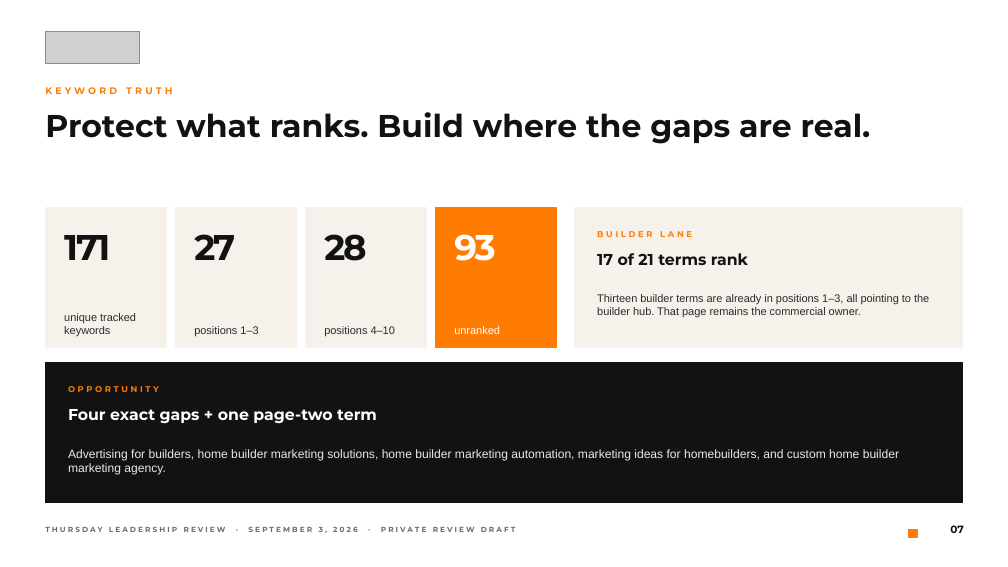
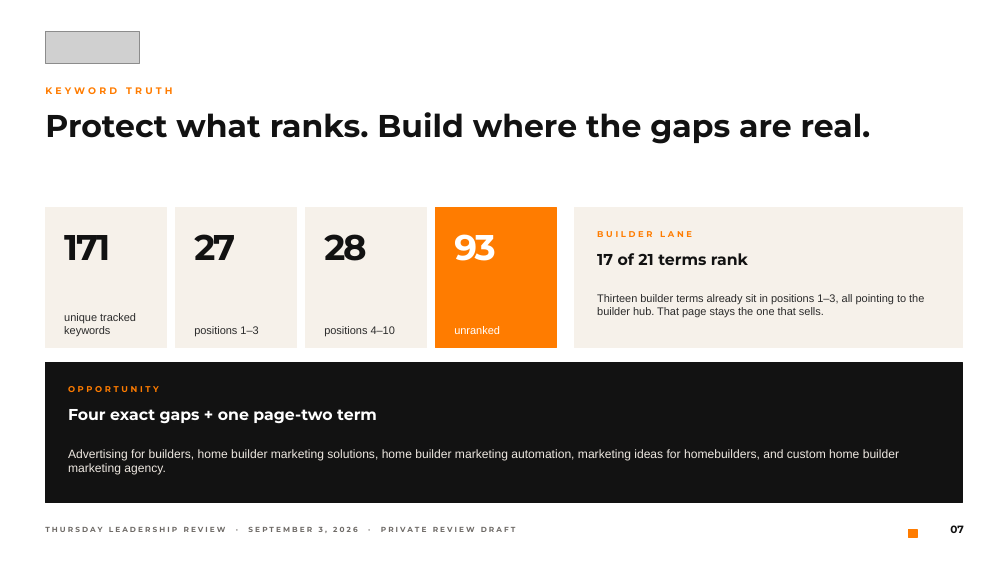
Before and after one commit to dillonmohr8777/client-operations-canonical, a slide deck: slide 7 of clients/bigorange-marketing/deliverables/2026-09-02-wordpress-growth-package-redesign/BigOrange-Thursday-WordPress-Growth-Review-2026-09-03.pptx. Drawn at 1008x567 pixels with LibreOffice and Linux fonts; fonts in the diff are those of the drawing; grey boxes stand for pictures. Boxes give left, top, right and bottom in pixels: in the first picture for what was removed or moved away, otherwise in the second. Text is boxed around its words. In the diff, an @@ line names an element or a change of style, - is before the commit and + after.

```diff
--- a/clients/bigorange-marketing/deliverables/2026-09-02-wordpress-growth-package-redesign/BigOrange-Thursday-WordPress-Growth-Review-2026-09-03.pptx
+++ b/clients/bigorange-marketing/deliverables/2026-09-02-wordpress-growth-package-redesign/BigOrange-Thursday-WordPress-Growth-Review-2026-09-03.pptx
@@ text at [597, 294, 924, 317]: text changed @@
-Thirteen builder terms are already in positions 1–3, all pointing to the builder hub. That page remains the commercial owner.
+Thirteen builder terms already sit in positions 1–3, all pointing to the builder hub. That page stays the one that sells.
```
Also in this commit, not shown: 13 other slides changed, 18 other files.
